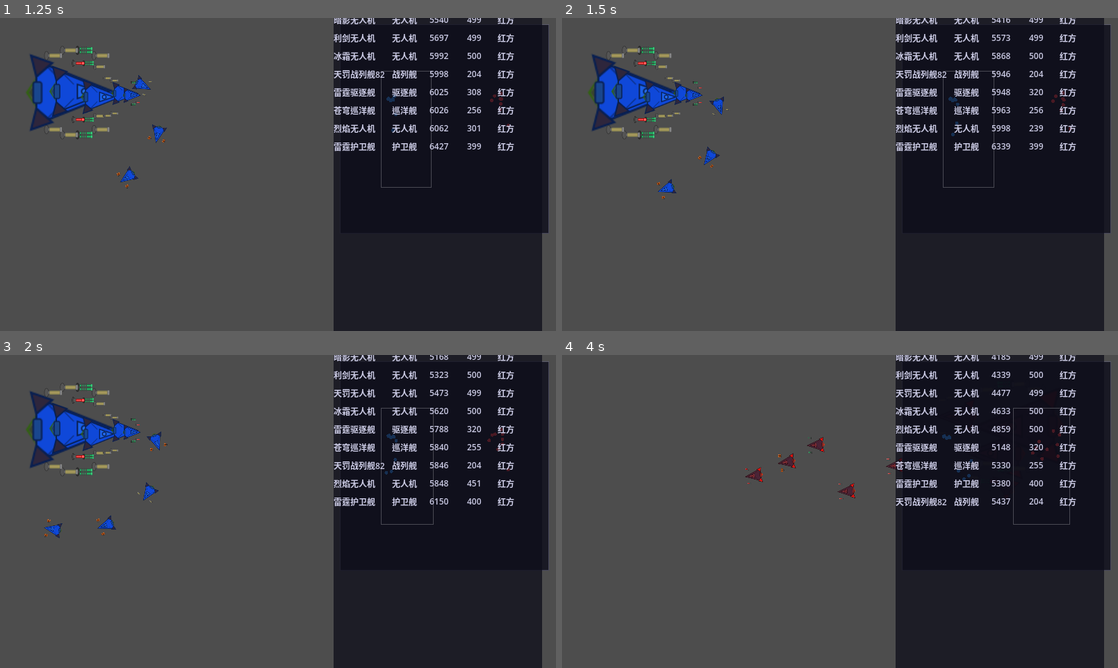
Above: before the commit, frames 1-4 (two rows, left to right).
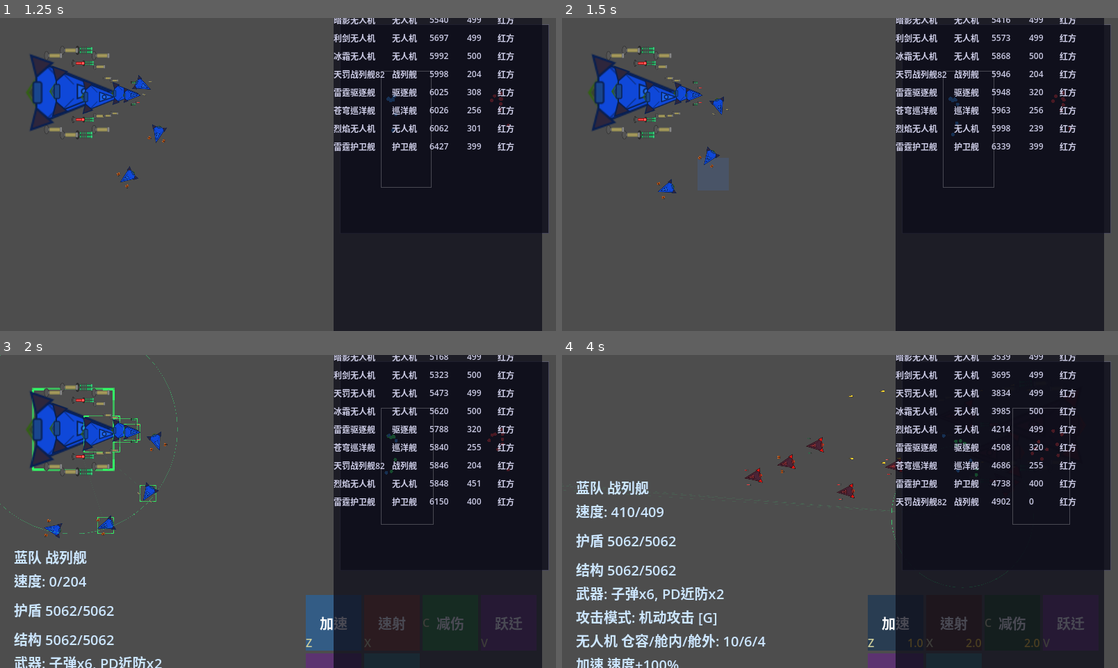
Above: after the commit, the same moments.

Repository: ZhanXuzhao/SpaceRTS
Game: Godot game, scene res://scenes/main.tscn
Same seed, same stepped clock (60 frames per second), same inputs: the game is played once before the commit and once after it.
Inputs (mouse positions are in pixels of both pictures, inside the frame that each line leads up to):
- Up to frame 1 (1.25 s): tap Enter at 0.5 s; move the mouse to (400, 158) at 0.52 s; hold W from 0.53 s (still down); tap H at 0.6 s; click (400, 158) at 0.67 s; tap F at 0.8 s
- Up to frame 2 (1.5 s): release W at 1.25 s; drag from (728, 190) to (634, 93) at 1.27 s
- Up to frame 3 (2 s): no input
- Up to frame 4 (4 s): move the mouse to (895, 442) at 2.02 s; hold W 2.03-2.75 s; tap G at 2.1 s; click (895, 442) at 2.17 s; tap Z at 2.3 s; drag from (812, 574) to (856, 517) at 2.77 s; move the mouse to (1006, 558) at 3.52 s; hold A from 3.53 s (still down); tap X at 3.6 s; click (1006, 558) at 3.67 s; tap C at 3.8 s

Frame 1 is identical in both runs. In frame 2, 0.6% of the frame differs, in the area x 24-30%, y 44-56%; in frame 3, 3.7%; in frame 4, 5.8%, in the area x 2-94%, y 0-100%.

Commit message:
fix: 鼠标点击移到_unhandled_input在GUI之后触发，彻底解决UI点击穿透场景

Diff:
--- a/scripts/main.gd
+++ b/scripts/main.gd
@@ -219,7 +219,7 @@
 
 
 func _input(event: InputEvent) -> void:
-	# ---- 游戏结束 / 暂停时的键盘操作（鼠标操作交给覆盖层按钮处理）---
+	# ---- 游戏结束 / 暂停时的键盘操作 ---
 	if _game_over or _paused:
 		if event is InputEventKey and event.pressed:
 			match event.keycode:
@@ -232,200 +232,206 @@
 					get_tree().quit()
 		return
 
-	# ---- 鼠标在 UI 控件上时，鼠标事件不穿透到游戏场景 ----
-	if event is InputEventMouseButton and get_viewport().gui_get_hovered_control() != null:
+	# ---- 键盘事件统一在 _input 处理 ----
+	if event is InputEventKey:
+		_handle_keyboard(event)
+		return
+
+	# ---- 鼠标滚轮 ----
+	if event is InputEventMouseButton:
+		match event.button_index:
+			MOUSE_BUTTON_WHEEL_UP:
+				_zoom_target = clamp(_zoom_target * 1.1, 0.3, 3.0)
+			MOUSE_BUTTON_WHEEL_DOWN:
+				_zoom_target = clamp(_zoom_target / 1.1, 0.3, 3.0)
+
+	# ---- 拖拽中更新（鼠标移动）----
+	if event is InputEventMouseMotion:
+		if _is_dragging:
+			_drag_end = _screen_to_world(event.position)
+			queue_redraw()
+		if _orbit_is_dragging:
+			_orbit_drag_end = event.position
+			queue_redraw()
+
+
+func _unhandled_input(event: InputEvent) -> void:
+	# ---- 鼠标左键/右键在 GUI 之后处理，避免穿透 UI ----
+	if not (event is InputEventMouseButton):
+		return
+
+	# 清除已死亡的选中单位
+	_selected_units = _selected_units.filter(func(u): return is_instance_valid(u) and u.hull > 0)
+
+	match event.button_index:
+		MOUSE_BUTTON_LEFT:
+			_handle_left_click(event)
+		MOUSE_BUTTON_RIGHT:
+			_handle_right_click_input(event)
+
+
+func _handle_keyboard(event: InputEvent) -> void:
+	if not event.pressed:
 		return
 
 	# ---- F5：快速重新开始 ----
-	if event is InputEventKey and event.pressed and event.keycode == KEY_F5:
+	if event.keycode == KEY_F5:
 		get_tree().paused = false
 		get_tree().reload_current_scene()
 		return
 
 	# ---- ESC 暂停 ----
-	if event is InputEventKey and event.pressed and event.keycode == KEY_ESCAPE:
+	if event.keycode == KEY_ESCAPE:
 		_paused = true
 		get_tree().paused = true
 		_attack_cursor_mode = false
 		_overlay.show(); _overlay.build_menu()
 		return
 
-	# 清除已死亡的选中单位
+	# ---- 清除已死亡的选中单位 ----
 	_selected_units = _selected_units.filter(func(u): return is_instance_valid(u) and u.hull > 0)
 
-	# ---- 键盘：W / A / ESC / 数字编队 ----
-	if event is InputEventKey and event.pressed:
-		if event.keycode == KEY_W and not event.echo:
-			if _selected_units.size() > 0:
-				_orbit_cursor_mode = not _orbit_cursor_mode
-			else:
+	match event.keycode:
+		KEY_W:
+			if not event.echo:
+				if _selected_units.size() > 0:
+					_orbit_cursor_mode = not _orbit_cursor_mode
+				else:
+					_orbit_cursor_mode = false
+				_attack_cursor_mode = false
+				queue_redraw()
+		KEY_A:
+			if event.ctrl_pressed and not event.echo:
+				_clear_selection()
+				for unit in _units:
+					if not is_instance_valid(unit):
+						continue
+					if unit.team == Unit.Team.BLUE and unit.hull > 0:
+						unit.is_selected = true
+						_selected_units.append(unit)
+				_attack_cursor_mode = false
 				_orbit_cursor_mode = false
+				queue_redraw()
+			elif not event.echo:
+				_attack_cursor_mode = not _attack_cursor_mode
+				_orbit_cursor_mode = false
+				queue_redraw()
+		KEY_H:
+			if not event.echo:
+				_center_camera_on_selection()
+				_follow_unit = null
+		KEY_F:
+			if not event.echo:
+				if _selected_units.size() > 0:
+					_follow_unit = _selected_units[0]
+					_camera.position = _follow_unit.global_position
+				else:
+					_follow_unit = null
+		KEY_G:
+			if not event.echo:
+				for u in _selected_units:
+					if is_instance_valid(u) and u.hull > 0:
+						u.attack_mode = ((u.attack_mode + 1) % 3) as Unit.AttackMode
+				queue_redraw()
+		KEY_Z:
+			if not event.echo:
+				for u in _selected_units:
+					if is_instance_valid(u) and u.hull > 0:
+						u.activate_skill(0)
+		KEY_X:
+			if not event.echo:
+				for u in _selected_units:
+					if is_instance_valid(u) and u.hull > 0:
+						u.activate_skill(1)
+		KEY_C:
+			if not event.echo:
+				for u in _selected_units:
+					if is_instance_valid(u) and u.hull > 0:
+						u.activate_skill(2)
+		KEY_V:
+			if not event.echo and _selected_units.size() > 0:
+				enter_skill_targeting_mode(3, _selected_units)
+		KEY_B:
+			if not event.echo and _selected_units.size() > 0:
+				enter_skill_targeting_mode(4, _selected_units)
+		KEY_N:
+			if not event.echo:
+				for u in _selected_units:
+					if is_instance_valid(u) and u.hull > 0:
+						u.activate_skill(5)
+		KEY_MINUS:
+			if not event.echo:
+				_game_speed *= 0.5
+				Engine.time_scale = _game_speed
+		KEY_EQUAL:
+			if not event.echo:
+				_game_speed *= 2.0
+				Engine.time_scale = _game_speed
+
+	# ---- Ctrl+数字：编队 ----
+	if event.ctrl_pressed and event.keycode >= KEY_0 and event.keycode <= KEY_9:
+		_assign_control_group(event.keycode - KEY_0)
+	# ---- 单独数字：选中编队 / 双击跳镜头 ----
+	elif not event.ctrl_pressed and event.keycode >= KEY_0 and event.keycode <= KEY_9:
+		var group_idx = event.keycode - KEY_0
+		var now = Time.get_ticks_msec() / 1000.0
+		if group_idx == _last_number_key and (now - _last_number_time) < DOUBLE_CLICK_TIME:
+			var g: Array = _control_groups[group_idx]
+			if g.size() > 0:
+				var first = g[0]
+				if is_instance_valid(first):
+					_camera.position = first.global_position
+		else:
+			_select_control_group(group_idx)
+		_last_number_key = group_idx
+		_last_number_time = now
+
+
+func _handle_left_click(event: InputEventMouseButton) -> void:
+	if event.pressed:
+		if _skill_targeting_mode >= 0:
+			_handle_skill_targeting_click(event.position)
+			return
+		if _orbit_cursor_mode:
+			_orbit_drag_start = event.position
+			_orbit_drag_end = event.position
+			_orbit_is_dragging = true
+		elif _attack_cursor_mode:
+			_handle_attack_click(event.position)
 			_attack_cursor_mode = false
 			queue_redraw()
-
-		# ---- Ctrl+A 优先于普通 A ----
-		elif event.keycode == KEY_A and event.ctrl_pressed and not event.echo:
-			_clear_selection()
-			for unit in _units:
-				if not is_instance_valid(unit):
-					continue
-				if unit.team == Unit.Team.BLUE and unit.hull > 0:
-					unit.is_selected = true
-					_selected_units.append(unit)
-			_attack_cursor_mode = false
+		else:
+			_is_dragging = true
+			_drag_start = _screen_to_world(event.position)
+			_drag_end = _drag_start
+			if not Input.is_key_pressed(KEY_SHIFT):
+				_clear_selection()
+	else:
+		if _is_dragging:
+			_is_dragging = false
+			_apply_selection()
+			queue_redraw()
+		if _orbit_is_dragging:
+			_orbit_is_dragging = false
 			_orbit_cursor_mode = false
+			var start_world = _screen_to_world(_orbit_drag_start)
+			var end_world = _screen_to_world(event.position)
+			var radius = start_world.distance_to(end_world)
+			if radius < 10.0:
+				_handle_orbit_click(_orbit_drag_start, -1.0)
+			else:
+				_handle_orbit_click(_orbit_drag_start, radius)
 			queue_redraw()
-		elif event.keycode == KEY_A and not event.echo:
-			_attack_cursor_mode = not _attack_cursor_mode
-			_orbit_cursor_mode = false
-			queue_redraw()
-		elif event.keycode == KEY_ESCAPE:
-			_attack_cursor_mode = false
-			_orbit_cursor_mode = false
-			_exit_skill_targeting_mode()
-			queue_redraw()
-
-		# ---- H：镜头移动到选中单位 ----
-		elif event.keycode == KEY_H and not event.echo:
-			_center_camera_on_selection()
-			_follow_unit = null
-
-		# ---- F：镜头跟随选中单位 ----
-		elif event.keycode == KEY_F and not event.echo:
-			if _selected_units.size() > 0:
-				_follow_unit = _selected_units[0]
-				_camera.position = _follow_unit.global_position
-			else:
-				_follow_unit = null
-
-		# ---- G：切换攻击模式 ----
-		elif event.keycode == KEY_G and not event.echo:
-			for u in _selected_units:
-				if is_instance_valid(u) and u.hull > 0:
-					u.attack_mode = ((u.attack_mode + 1) % 3) as Unit.AttackMode
-			queue_redraw()
-
-		# ---- Z：加速 ----
-		elif event.keycode == KEY_Z and not event.echo:
-			for u in _selected_units:
-				if is_instance_valid(u) and u.hull > 0:
-					u.activate_skill(0)
-		# ---- X：速射 ----
-		elif event.keycode == KEY_X and not event.echo:
-			for u in _selected_units:
-				if is_instance_valid(u) and u.hull > 0:
-					u.activate_skill(1)
-		# ---- C：减伤 ----
-		elif event.keycode == KEY_C and not event.echo:
-			for u in _selected_units:
-				if is_instance_valid(u) and u.hull > 0:
-					u.activate_skill(2)
-		# ---- V：跃迁（手动施法选择）----
-		elif event.keycode == KEY_V and not event.echo:
-			if _selected_units.size() > 0:
-				enter_skill_targeting_mode(3, _selected_units)
-		# ---- B：减速（手动施法选择，自动模式下也会自动释放）----
-		elif event.keycode == KEY_B and not event.echo:
-			if _selected_units.size() > 0:
-				enter_skill_targeting_mode(4, _selected_units)
-		# ---- N：净化（清除所有 debuff + 5秒免疫） ----
-		elif event.keycode == KEY_N and not event.echo:
-			for u in _selected_units:
-				if is_instance_valid(u) and u.hull > 0:
-					u.activate_skill(5)
-
-		# ---- -/=：游戏速度减半/加倍 ----
-		elif event.keycode == KEY_MINUS and not event.echo:
-			_game_speed *= 0.5
-			Engine.time_scale = _game_speed
-		elif event.keycode == KEY_EQUAL and not event.echo:
-			_game_speed *= 2.0
-			Engine.time_scale = _game_speed
-
-		# ---- Ctrl+数字：编队 ----
-		elif event.ctrl_pressed and event.keycode >= KEY_0 and event.keycode <= KEY_9:
-			var group_idx = event.keycode - KEY_0
-			_assign_control_group(group_idx)
-		# ---- 单独数字：选中编队 / 双击跳镜头 ----
-		elif not event.ctrl_pressed and event.keycode >= KEY_0 and event.keycode <= KEY_9:
-			var group_idx = event.keycode - KEY_0
-			var now = Time.get_ticks_msec() / 1000.0
-			if group_idx == _last_number_key and (now - _last_number_time) < DOUBLE_CLICK_TIME:
-				var g: Array = _control_groups[group_idx]
-				if g.size() > 0:
-					var first = g[0]
-					if is_instance_valid(first):
-						_camera.position = first.global_position
-			else:
-				_select_control_group(group_idx)
-			_last_number_key = group_idx
-			_last_number_time = now
-
-	# ---- 鼠标滚轮缩放 ----
-	if event is InputEventMouseButton:
-		if event.button_index == MOUSE_BUTTON_WHEEL_UP:
-			_zoom_target = clamp(_zoom_target * 1.1, 0.3, 3.0)
-		elif event.button_index == MOUSE_BUTTON_WHEEL_DOWN:
-			_zoom_target = clamp(_zoom_target / 1.1, 0.3, 3.0)
-
-	# ---- 左键 ----
-	# ---- 右键技能切换自动/手动（在 HUD 中处理）----
-
-	# ---- 左键 ----
-	if event is InputEventMouseButton and event.button_index == MOUSE_BUTTON_LEFT:
-		if event.pressed:
-			if _skill_targeting_mode >= 0:
-				_handle_skill_targeting_click(event.position)
-				return
-			if _orbit_cursor_mode:
-				# 按下时记录起点
-				_orbit_drag_start = event.position
-				_orbit_drag_end = event.position
-				_orbit_is_dragging = true
-			elif _attack_cursor_mode:
-				_handle_attack_click(event.position)
-				_attack_cursor_mode = false
-				queue_redraw()
-			else:
-				_is_dragging = true
-				_drag_start = _screen_to_world(event.position)
-				_drag_end = _drag_start
-				if not Input.is_key_pressed(KEY_SHIFT):
-					_clear_selection()
-		else:
-			if _is_dragging:
-				_is_dragging = false
-				_apply_selection()
-				queue_redraw()
-			if _orbit_is_dragging:
-				_orbit_is_dragging = false
-				_orbit_cursor_mode = false
-				var start_world = _screen_to_world(_orbit_drag_start)
-				var end_world = _screen_to_world(event.position)
-				var radius = start_world.distance_to(end_world)
-				if radius < 10.0:
-					_handle_orbit_click(_orbit_drag_start, -1.0)
-				else:
-					_handle_orbit_click(_orbit_drag_start, radius)
-				queue_redraw()
-
-	# ---- 鼠标移动（拖拽中）----
-	if event is InputEventMouseMotion and _is_dragging:
-		_drag_end = _screen_to_world(event.position)
-		queue_redraw()
-	if event is InputEventMouseMotion and _orbit_is_dragging:
-		_orbit_drag_end = event.position
-		queue_redraw()
-
-	# ---- 右键 ----
-	if event is InputEventMouseButton and event.button_index == MOUSE_BUTTON_RIGHT:
-		if _skill_targeting_mode >= 0:
-			_exit_skill_targeting_mode()
-			return
-		if event.pressed and _selected_units.size() > 0:
-			_orbit_cursor_mode = false
-			_attack_cursor_mode = false
-			_handle_right_click(event.position)
+
+
+func _handle_right_click_input(event: InputEventMouseButton) -> void:
+	if _skill_targeting_mode >= 0:
+		_exit_skill_targeting_mode()
+		return
+	if event.pressed and _selected_units.size() > 0:
+		_orbit_cursor_mode = false
+		_attack_cursor_mode = false
+		_handle_right_click(event.position)
 
 
 
